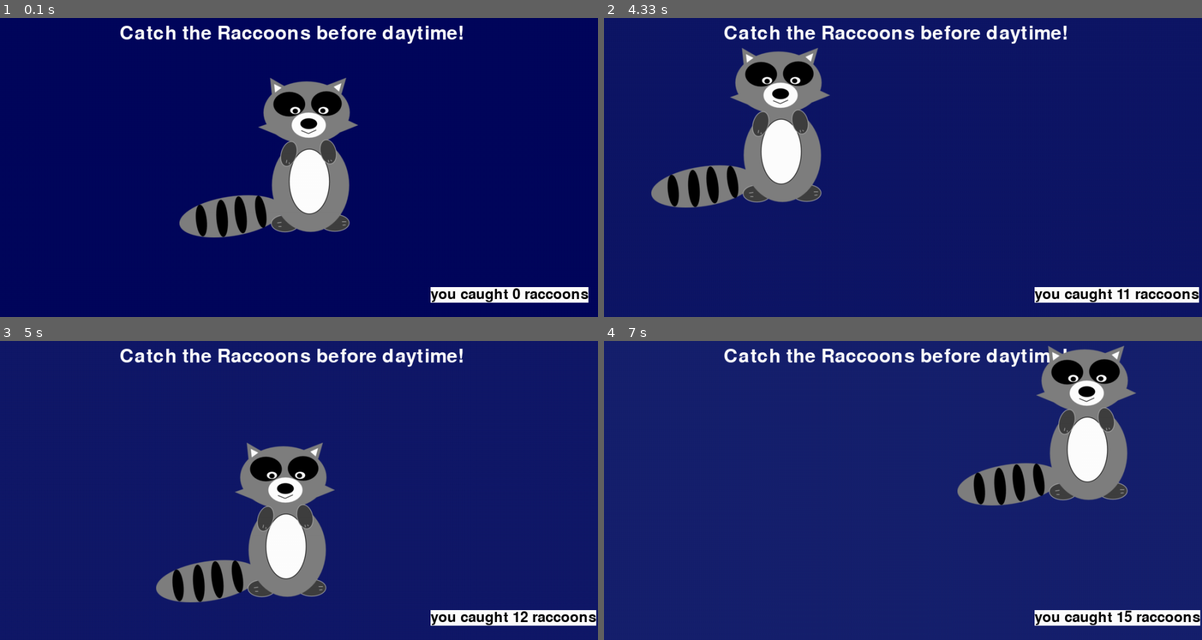
Above: before the commit, frames 1-4 (two rows, left to right).
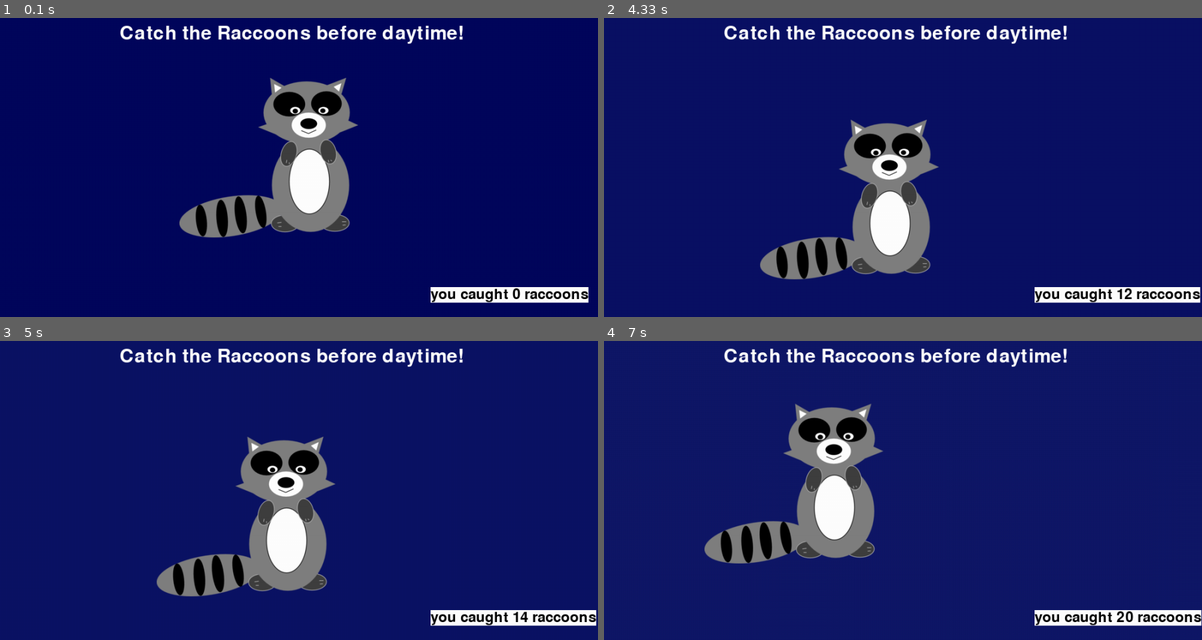
Above: after the commit, the same moments.

Repository: UCHMS19-20/final-project-catch-raccoons-w-dani-jayinski
Game: pygame game, started from src/code.py
Two runs of this game, one before a commit and one after it. Both use one fixed random seed, a clock stepped at 60 frames per second and the inputs below.
Inputs (mouse positions are in pixels of both pictures, inside the frame that each line leads up to):
- Up to frame 1 (0.1 s): no input
- Up to frame 2 (4.33 s): click "Catch the Raccoons before day…" at 0.38 s; click (759, 170) at 0.72 s; click (813, 137) at 1.05 s; click (837, 194) at 1.38 s; click (759, 107) at 1.72 s; click "Catch the Raccoons before day…" at 2.05 s; click (789, 167) at 2.38 s; click (1022, 143) at 2.72 s; click (1058, 140) at 3.05 s; click (837, 134) at 3.38 s; click (1028, 113) at 3.72 s; click (891, 194) at 4.05 s
- Up to frame 3 (5 s): click (322, 478) at 4.38 s; click (125, 472) at 4.72 s
- Up to frame 4 (7 s): click (813, 577) at 5.05 s; click (1028, 451) at 5.38 s; click (944, 424) at 5.72 s, where only the run after the commit has a clickable "Catch the Raccoons before day…"; click (843, 478) at 6.05 s; click (759, 412) at 6.38 s; click (891, 511) at 6.72 s

Frame 1 is identical in both runs. In frame 2, 16% of the frame differs, in the area x 7-100%, y 10-96%; in frame 3, 3.7%; in frame 4, 16%, in the area x 16-100%, y 1-96%.

Commit message:
it works!

Diff:
--- a/src/code.py
+++ b/src/code.py
@@ -13,7 +13,7 @@
 # make it change slowly
 color_counter = 0
 
-color_step = .0003
+color_step = .0002
 # Create a display. Size must be a tuple, which is why it's in parentheses
 screen = pygame.display.set_mode( (1000, 500) )
 print(pygame.QUIT)
@@ -38,22 +38,20 @@
 #create timer event
 clock = pygame.time.Clock()
 TIMEREVENT = pygame.USEREVENT + 1
-pygame.time.set_timer(TIMEREVENT, 2000)
+pygame.time.set_timer(TIMEREVENT, 4000)
 
 
 # Main loop. Your game would go inside this loop
 while True:
     # make screen change color over time
     screen.fill(navy.lerp(light_blue, color_counter))
-    # make text appear
+    # make title text appear
     screen.blit(text, (200,10))
-
     #to change color of background in increments and then stop
     if color_counter < 1:
         color_counter += color_step
         if color_counter > 1:
             color_counter = 1
-
 
     # do something for each event in the event queue (list of things that happen)
     for event in pygame.event.get():
@@ -63,7 +61,6 @@
             r.x = x
             r.y = y
 
-            r = raccoon.get_rect()
         # This line will print each event to the terminal
             print(event)
         # Check to see if the current event is a QUIT event
@@ -72,6 +69,7 @@
             sys.exit()
         if event.type == pygame.MOUSEBUTTONDOWN:
             if r.collidepoint(pygame.mouse.get_pos()):
+                print("Caught")
                 x = random.randint(0, 1000 - raccoon.get_width())
                 y = random.randint(0, 500 - raccoon.get_height())
                 r.x = x
@@ -81,9 +79,10 @@
     if color_counter == 1:
         screen.blit(sun, (700,50))
         #display final score
+        final_text = font3.render(f'Congratulations! You caught {score} raccoons.', True, black, white)
         screen.blit(final_text, (0,200))
 
-    # display score
+    # display score at bottom
     score_text = font2.render(f'you caught {score} raccoons', True, black, white)
     screen.blit(score_text, (720,450))
     #show raccoon
